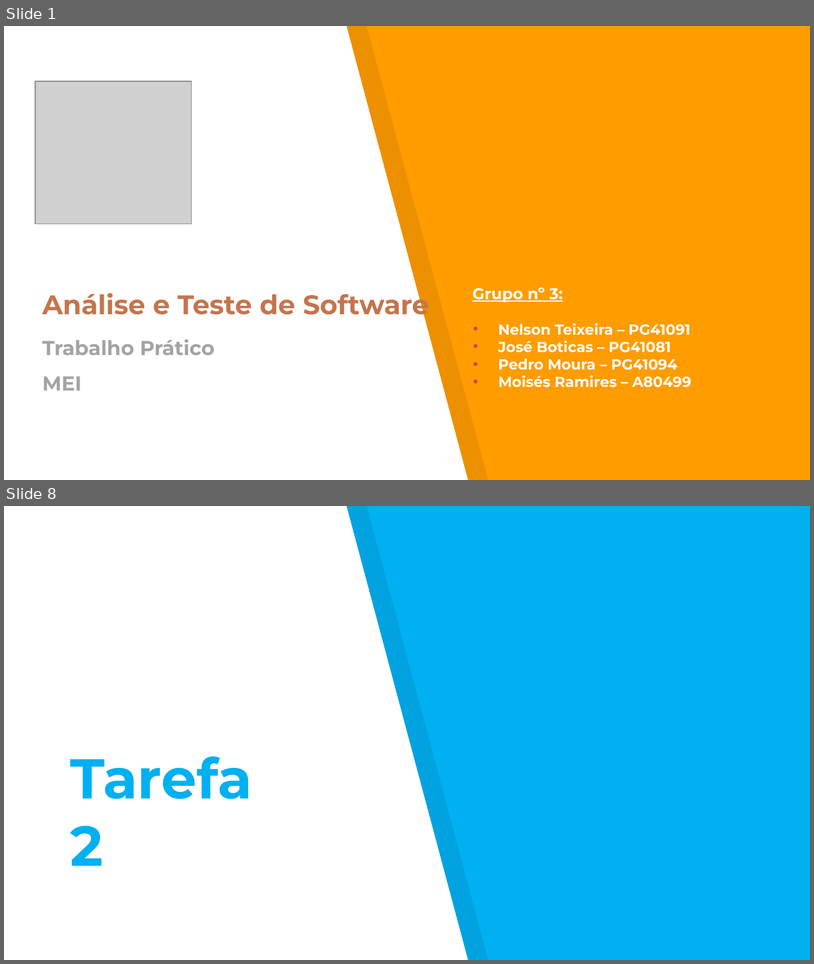
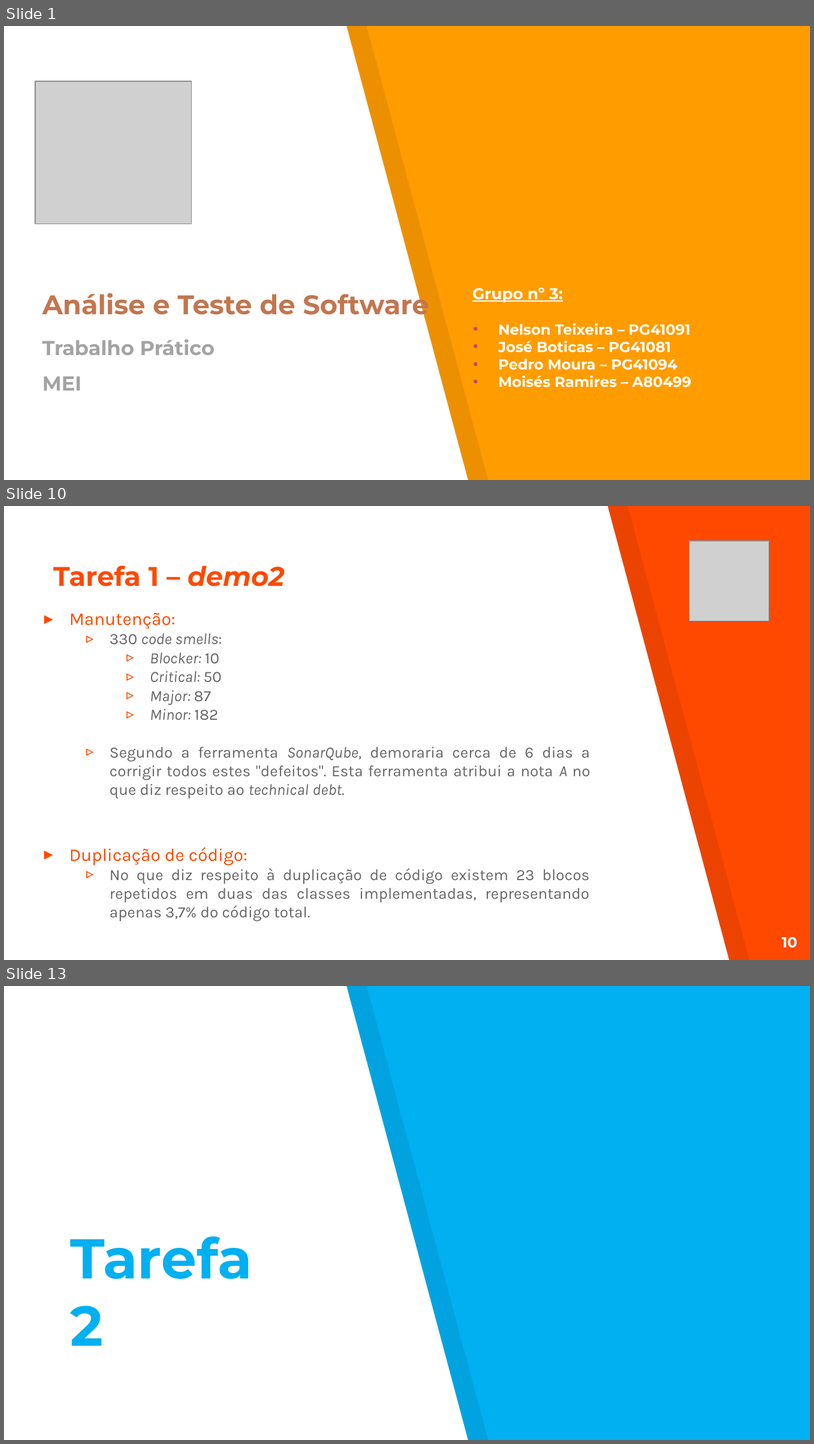
Before and after one commit to Nelson198/ATS, a slide deck: Apresentação.pptx. Shown one above the other, each under a label of ours: slides 1 and 8 before the commit, slides 1, 10 and 13 after it; the slides between them are not shown. The pictures are 814x964 and 814x1444 pixels, drawn with LibreOffice and Linux fonts; fonts in the diff are those of the drawing; grey boxes stand for pictures. Boxes give left, top, right and bottom in pixels: in the first picture for what was removed or moved away, otherwise in the second. Text is boxed around its words. In the diff, an @@ line names an element or a change of style, - is before the commit and + after.

Commit message:
#71 Commit: Relatório + PPT     --> Correção de uma gralha no relatório;     --> PPT: Introdução e Tarefa 1.

```diff
--- a/Apresentação.pptx
+++ b/Apresentação.pptx
@@ slide 10 added at [4, 506, 810, 960], background #FF4900 @@
@@ freeform shape added at [4, 506, 730, 960], fill #FFFFFF @@
@@ freeform shape added at [24, 506, 750, 960], fill #000000 at 7% opacity @@
@@ picture added at [689, 541, 769, 621] @@
@@ title added at [53, 565, 284, 586], 24 pt, text #FF4900, bold @@
+Tarefa 1 – demo2
@@ text added at [69, 612, 591, 921], 14 pt, text #666666 @@
+▸ Manutenção:
+  ▹ 330 code smells:
+    ▹ Blocker: 10
+    ▹ Critical: 50
+    ▹ Major: 87
+    ▹ Minor: 182
+  ▹ Segundo a ferramenta SonarQube, demoraria cerca de 6 dias a corrigir todos estes "defeitos". Esta ferramenta atribui a nota A no que diz respeito ao technical debt.
+▸ Duplicação de código:
+  ▹ No que diz respeito à duplicação de código existem 23 blocos repetidos em duas das classes implementadas, representando apenas 3,7% do código total.
@@ page number added at [782, 936, 798, 948], 13 pt, text #FFFFFF, bold @@
+10
@@ what was slide 8 is now slide 13 @@
```
Also in this commit, not shown: 5 slides changed, 6 other slides added, 2 slides removed, 2 other files.
